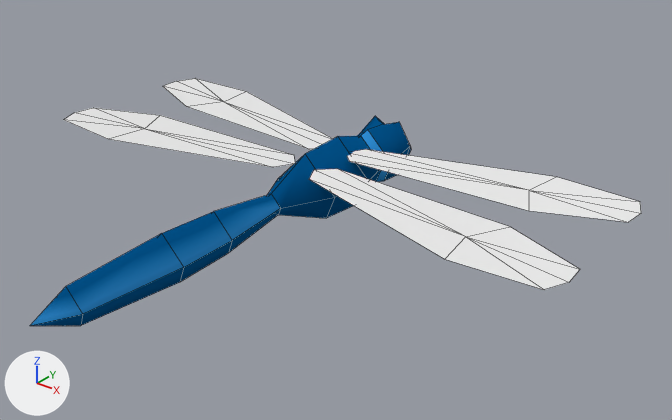
A saved change to the Blender file game/Core/Art/Dragonfly.blend.
One viewpoint serves both versions: a camera (50 mm lens) standing at (9.91, -11.88, 6.91) and looking at (1.12, -0.9, 0.1). Arrows for +X, +Y and +Z are at lower left; the lights stay in place. Mesh edges are drawn as thin lines.

Objects in the first picture: 'Body', 'WingR1', 'WingR1.001', 'WingR2', 'WingR2.001'.
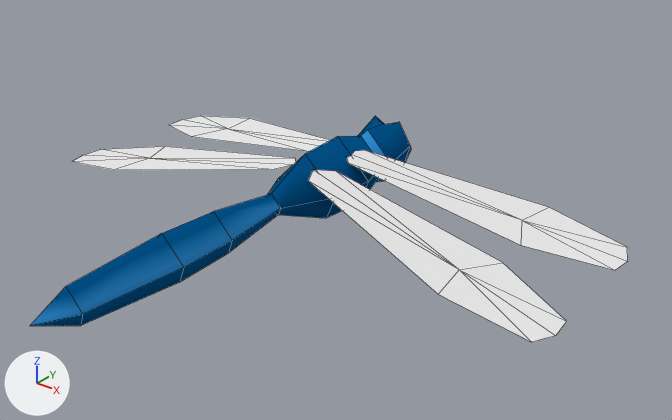
ob_wings_r is not drawn itself; it is the parent of ob_wingr1, ob_wingr2.
ob_wings_l is not drawn itself; it is the parent of ob_wingr1_001, ob_wingr2_001.

What differs and where, as boxes (x1, y1, x2, y2) in the pictures (672 x 420 px):
'WingR2', turned
    before: (309, 169, 580, 290)
    after: (308, 170, 566, 342)
'WingR1', turned
    before: (347, 149, 641, 222)
    after: (347, 150, 628, 270)
'WingR2.001', turned
    before: (64, 108, 295, 167)
    after: (73, 146, 296, 170)
'WingR1.001', turned
    before: (163, 78, 333, 149)
    after: (169, 116, 330, 151)

What changed in the scene script:
```text
Change ob_wings_r:
    ob_wings_r.rotation_euler: (0.0, 0.0, 0.0) -> (0.0, 0.175, 0.0)  # degrees (0, 0, 0) -> degrees (0, 10, 0)
Change ob_wings_l:
    ob_wings_l.rotation_euler: (0.0, 0.0, 0.0) -> (0.0, -0.175, 0.0)  # degrees (0, 0, 0) -> degrees (0, -10, 0)
```
